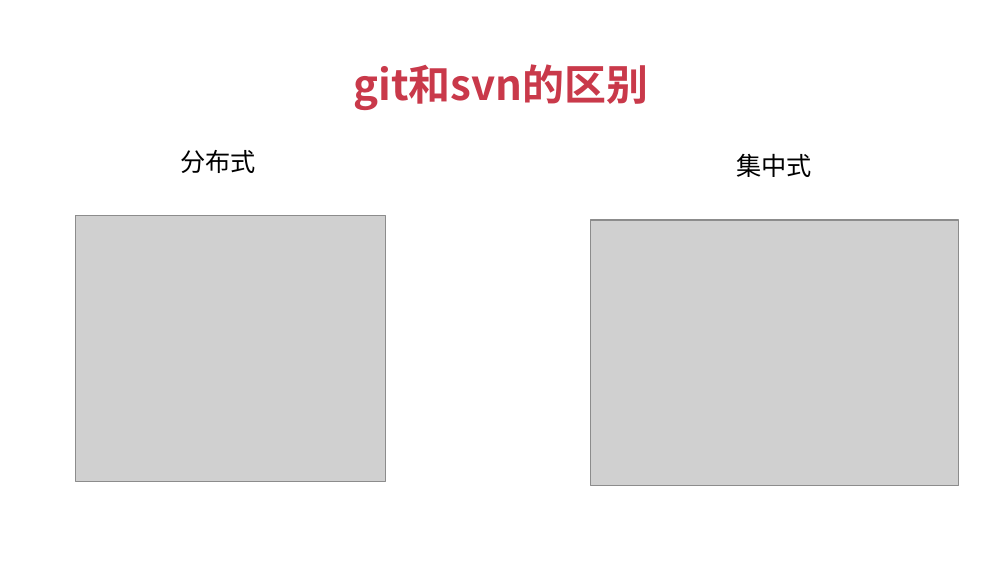
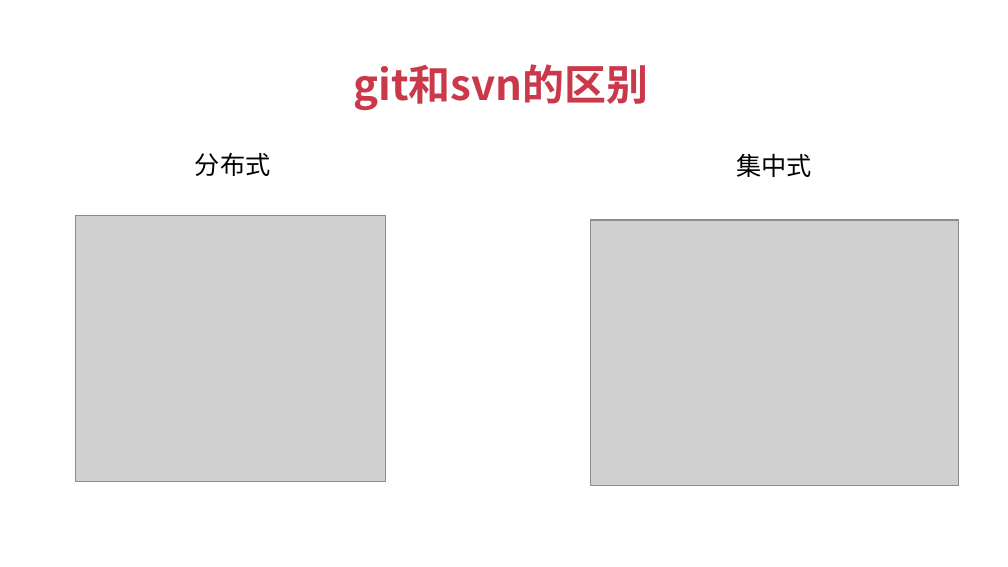
Before and after one commit to JSFFZL/Courseware-PPT, a slide deck: slide 4 of git.pptx (slide 3 before the commit). Drawn at 1008x567 pixels with LibreOffice and Linux fonts; fonts in the diff are those of the drawing; grey boxes stand for pictures; background and template pictures are left out. Boxes give left, top, right and bottom in pixels: in the first picture for what was removed or moved away, otherwise in the second. Text is boxed around its words. In the diff, an @@ line names an element or a change of style, - is before the commit and + after.

```diff
--- a/git.pptx
+++ b/git.pptx
@@ text "分布式": place and size @@
-text "分布式" at (181, 150, 257, 173)
+text "分布式" at (195, 153, 271, 176)
```
Also in this commit, not shown: 3 other slides changed, 3 other files.
